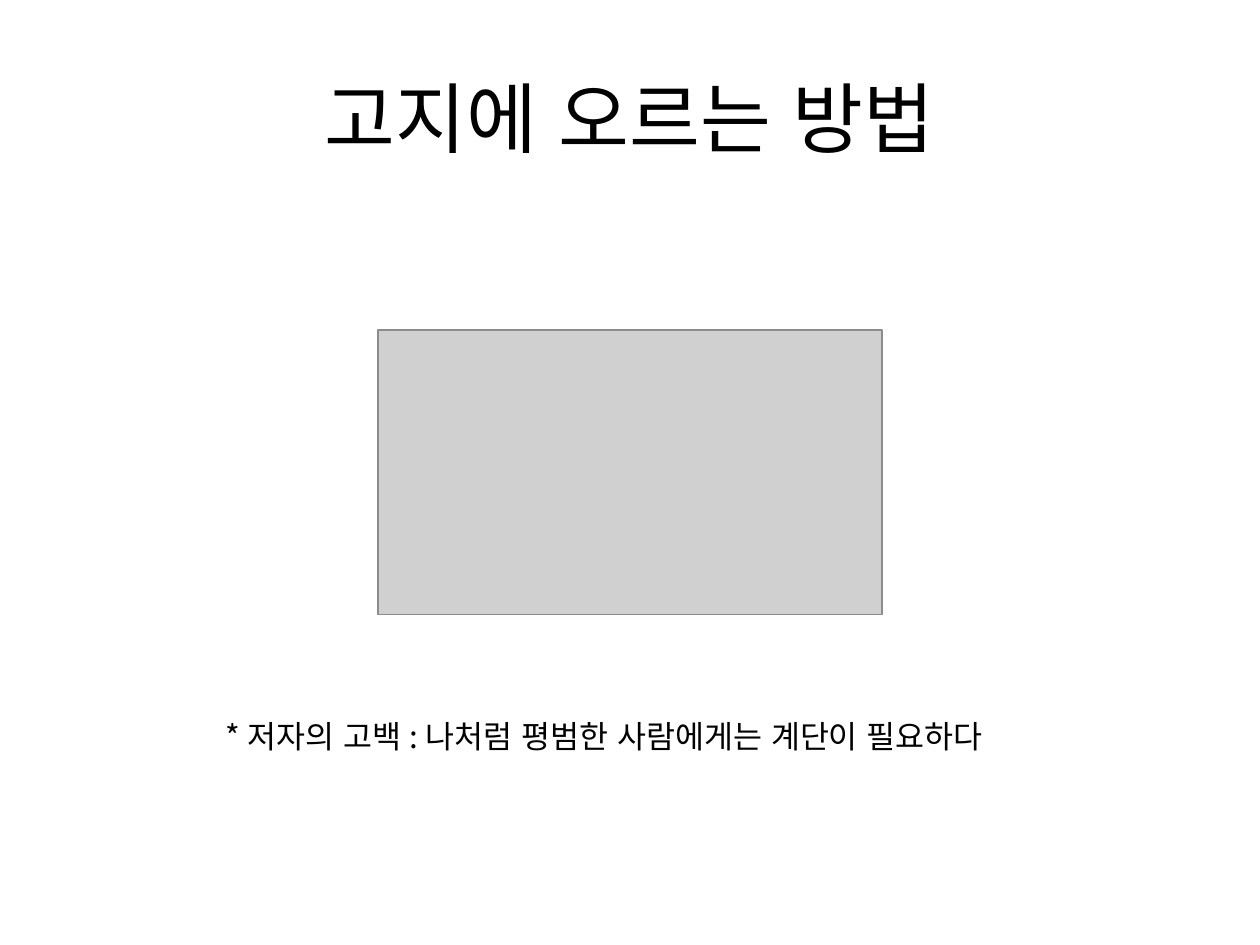
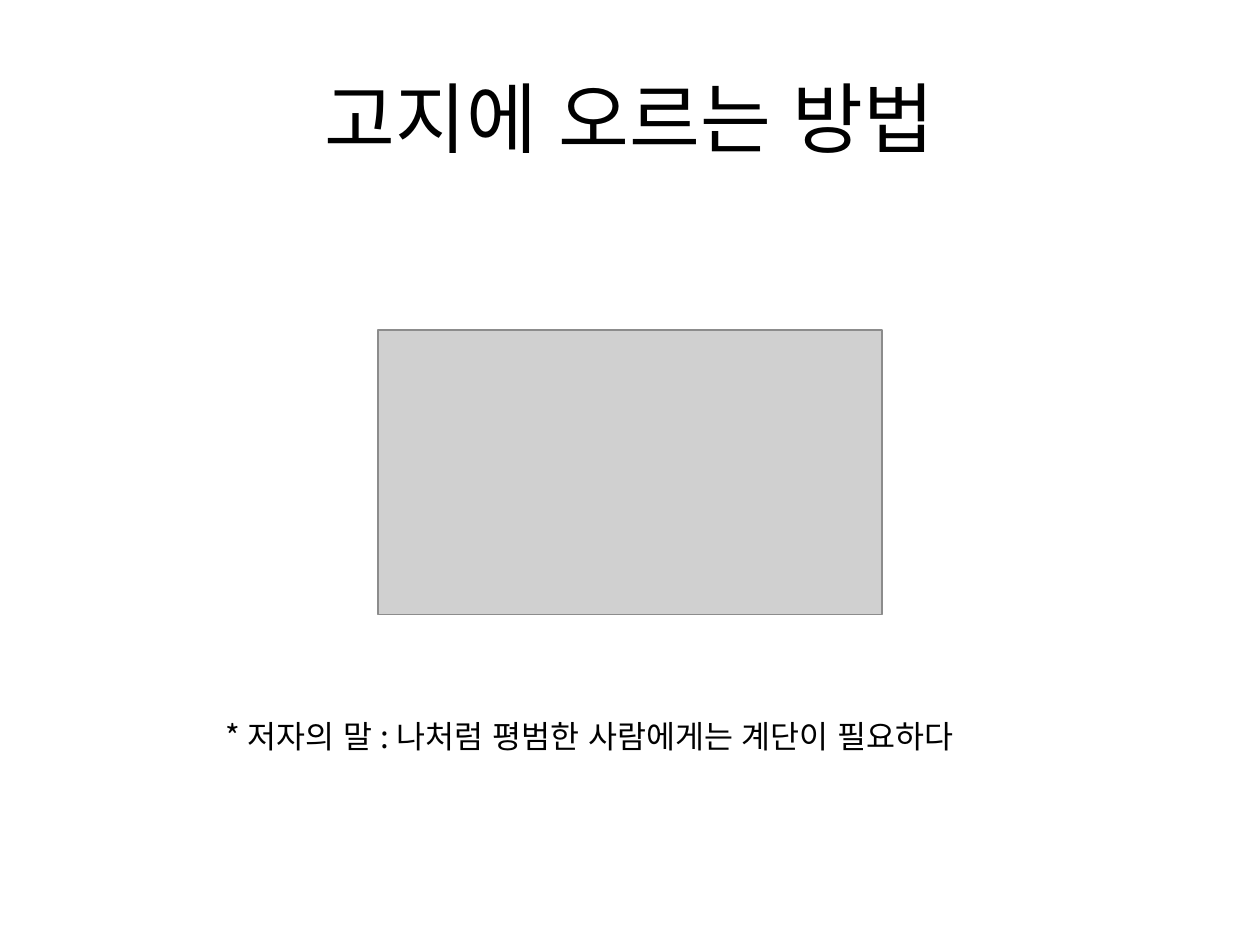
Before and after one commit to gubosd/lecture4, a slide deck: slide 14 of (2019.01.18) 인공지능 프로그래밍 강의 소개.pptx (slide 13 before the commit). Drawn at 1260x945 pixels with LibreOffice and Linux fonts; fonts in the diff are those of the drawing; grey boxes stand for pictures. Boxes give left, top, right and bottom in pixels: in the first picture for what was removed or moved away, otherwise in the second. Text is boxed around its words. In the diff, an @@ line names an element or a change of style, - is before the commit and + after.

```diff
--- a/(2019.01.18) 인공지능 프로그래밍 강의 소개.pptx
+++ b/(2019.01.18) 인공지능 프로그래밍 강의 소개.pptx
@@ text at [247,722,954,751]: text changed @@
-* 저자의 고백 : 나처럼 평범한 사람에게는 계단이 필요하다
+* 저자의 말 : 나처럼 평범한 사람에게는 계단이 필요하다
```
Also in this commit, not shown: 2 other slides changed, 1 slide added.
